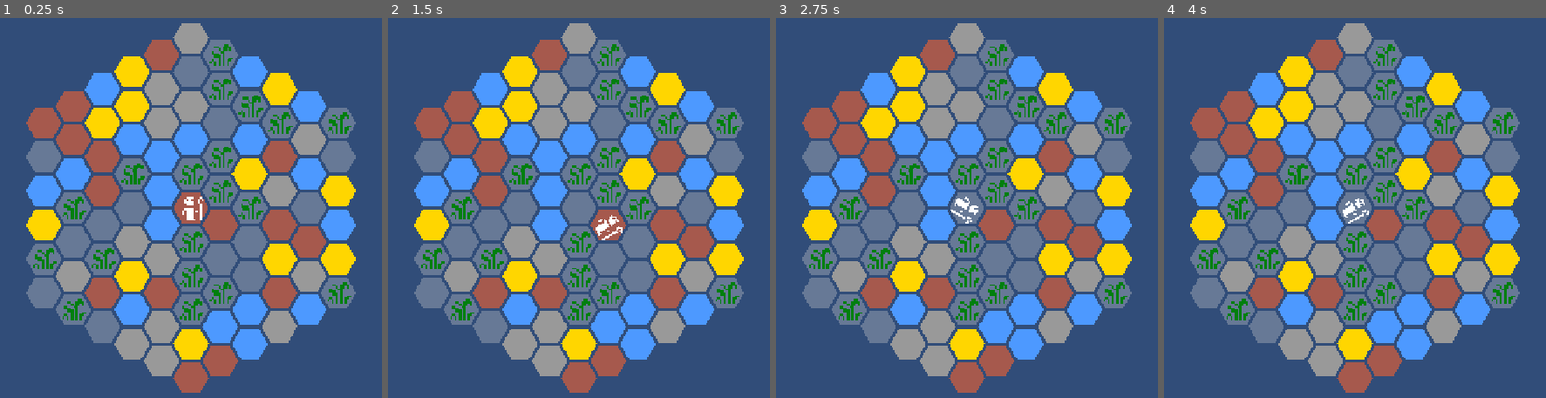
Above: before the commit, frames 1-4 (left to right).
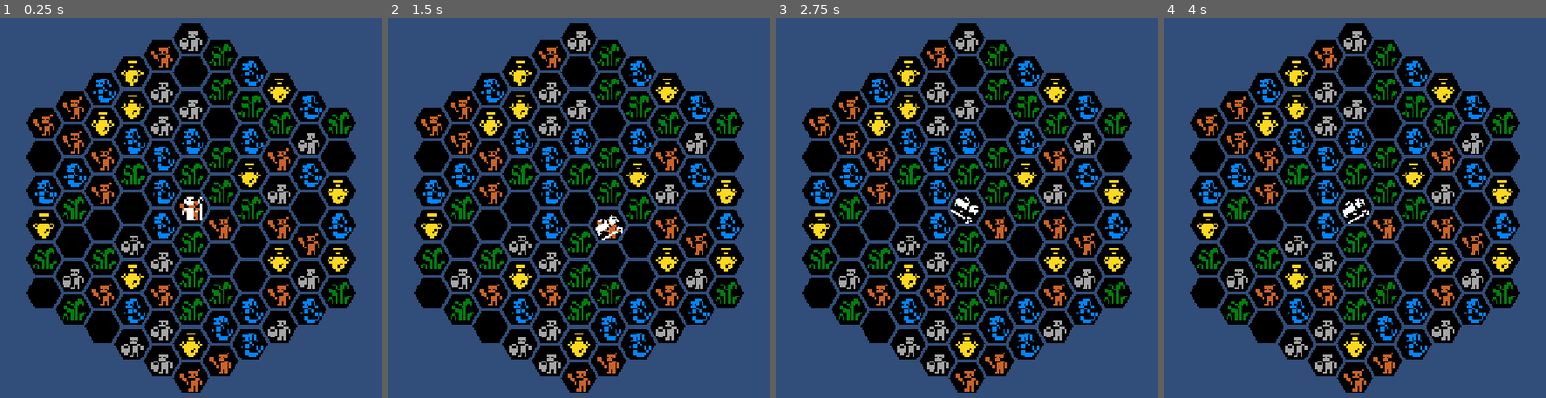
Above: after the commit, the same moments.

Repository: scunningham777/spaes-wrzrds
Game: Godot game, scene res://scenes/planet.tscn
Two runs of this game, one before a commit and one after it. Both use one fixed random seed, a clock stepped at 60 frames per second and the inputs below. This scene is started directly instead of the project's main scene.
Inputs:
- Up to frame 1 (0.25 s): no input
- Up to frame 2 (1.5 s): tap Enter (ui_accept) at 0.5, 0.77, 1.25 s; hold D (hex_right) 0.53-1.28 s; hold R (extract) 0.53-1.28 s; hold X (hex_down) from 1.28 s (still down); tap E (hex_ne) at 1.35 s
- Up to frame 3 (2.75 s): tap Enter (ui_accept) at 1.52, 2 s; release X (hex_down) at 2.03 s; hold D (hex_right) from 2.03 s (still down); hold Q (hex_nw) from 2.03 s (still down)
- Up to frame 4 (4 s): tap Enter (ui_accept) at 2.75, 3.02, 3.5, 3.77 s; release D (hex_right) at 2.78 s; release Q (hex_nw) at 2.78 s; hold W (hex_up) 2.78-3.53 s; tap C (hex_se) at 2.85 s; hold A (hex_left) from 3.53 s (still down); hold Z (hex_sw) from 3.53 s (still down)

The runs differ from the first frame. In frame 1, 47% of the frame differs, in the area x 6-94%, y 1-99%; in frame 2, 47%; in frame 3, 47%; in frame 4, 47%.

Commit message:
Draw every resource tile as an icon on an opaque black hex
Gold (8, 47), water (29, 15), iron (29, 3) and stone (7, 14) join timber
in TILE_ICONS. Empty tiles are now opaque black instead of translucent
gray so the one-bit icons keep their contrast.

Co-Authored-By: Claude Opus 5.5 <noreply@anthropic.com>
Claude-Session: https://claude.ai/code/session_01Fy3oHrvidQwwoQouWe8HeV

Diff:
--- a/scripts/tile_grid_view.gd
+++ b/scripts/tile_grid_view.gd
@@ -14,7 +14,7 @@
 
 # Colors from Unity's TileVisual.GetColorForType.
 const TILE_COLORS: Dictionary[TileGrid.TileType, Color] = {
-	TileGrid.TileType.EMPTY: Color(0.8, 0.8, 0.8, 0.35),  # Transparent gray
+	TileGrid.TileType.EMPTY: Color.BLACK,  # Opaque so icons keep their contrast
 	TileGrid.TileType.GOLD_ORE: Color(1.0, 0.84, 0.0),  # Gold
 	TileGrid.TileType.WATER_SPRING: Color(0.3, 0.6, 1.0),  # Blue
 	TileGrid.TileType.IRON_DEPOSIT: Color(0.65, 0.35, 0.3),  # Rust
@@ -24,7 +24,11 @@
 
 # Regions in icon_sheet (12px cells, 1px gutters: cell (col, row) is at 1 + 13 * col/row).
 const TILE_ICONS: Dictionary[TileGrid.TileType, Rect2] = {
+	TileGrid.TileType.GOLD_ORE: Rect2(105, 612, 12, 12),  # Cell (8, 47)
+	TileGrid.TileType.WATER_SPRING: Rect2(378, 196, 12, 12),  # Cell (29, 15)
+	TileGrid.TileType.IRON_DEPOSIT: Rect2(378, 40, 12, 12),  # Cell (29, 3)
 	TileGrid.TileType.TIMBER: Rect2(144, 118, 12, 12),  # Cell (11, 9): sapling
+	TileGrid.TileType.STONE_OUTCROP: Rect2(92, 183, 12, 12),  # Cell (7, 14)
 }
 
 var grid: TileGrid:
--- a/tests/smoke_test.gd
+++ b/tests/smoke_test.gd
@@ -267,10 +267,10 @@
 	var tiles_snapshot := tiles.grid.tiles.duplicate()
 	_check(bg.color.is_equal_approx(Color(0.19215687, 0.3019608, 0.4745098)), "planet: blue background")
 	_check(not (current_scene.get_node("HexBoard") as HexBoard).draw_outlines, "planet: no outlines")
-	_check(tiles.has_icon(TileGrid.TileType.TIMBER) and not tiles.has_icon(TileGrid.TileType.GOLD_ORE),
-		"planet: Timber draws an icon, Gold a plain color")
-	_check(tiles.color_for(TileGrid.TileType.TIMBER) == TileGridView.TILE_COLORS[TileGrid.TileType.EMPTY],
-		"planet: Timber icon sits on an Empty-colored hex")
+	for type: TileGrid.TileType in Items.FROM_TILE:
+		_check(tiles.has_icon(type) and tiles.color_for(type) == Color.BLACK,
+			"planet: %s draws an icon on a black hex" % TileGrid.TileType.keys()[type])
+	_check(not tiles.has_icon(TileGrid.TileType.EMPTY), "planet: Empty is a plain hex")
 	_check(ItemIcon.color_for(&"wood") == Color(0.4, 0.6, 0.3), "inventory: wood is still a green square")
 
 	# Push with F: wizard at (0,0) faces N on the flat-top planet, so (0,1) -> (0,2).
